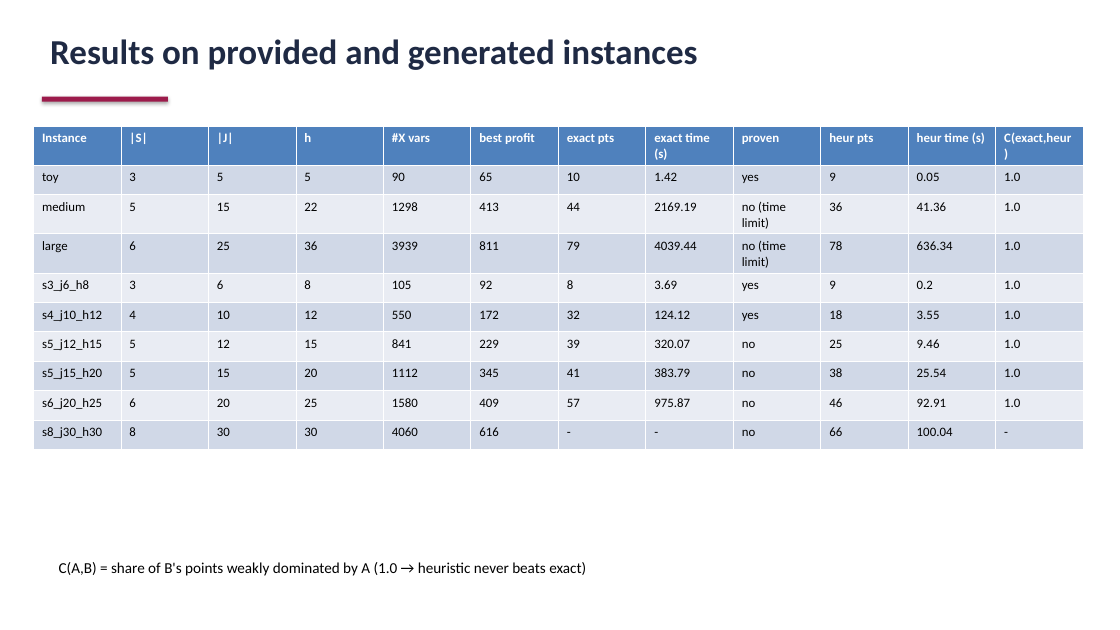
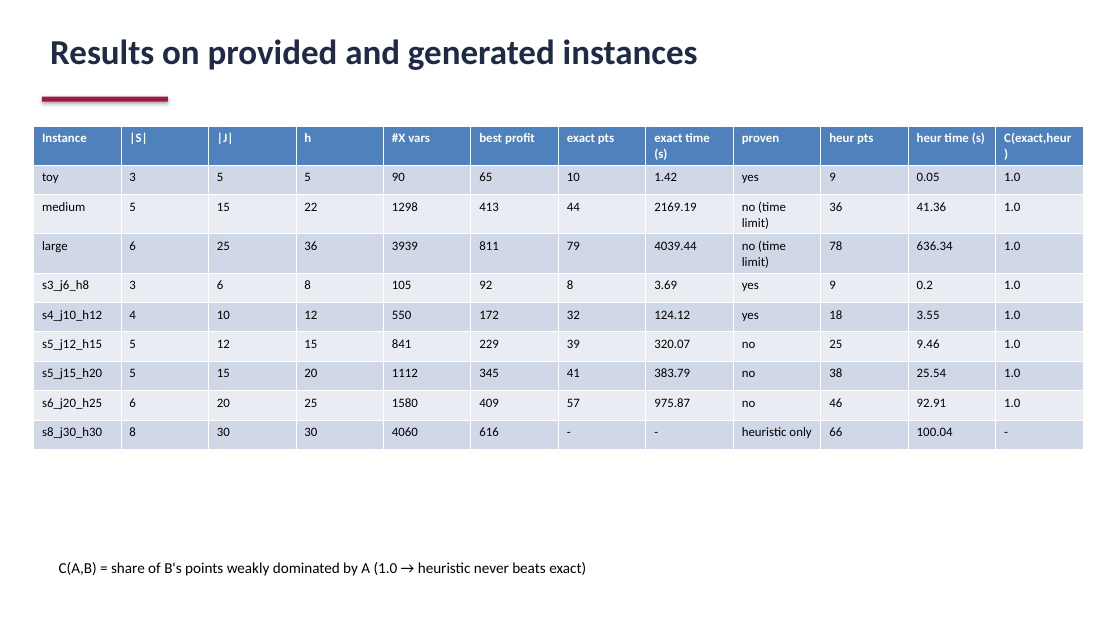
Before and after one commit to HarshaAryan/Decision-Modelling-Project, a slide deck: slide 6 of docs/CompuOpti_defense.pptx. Drawn at 1120x630 pixels with LibreOffice and Linux fonts; fonts in the diff are those of the drawing. Boxes give left, top, right and bottom in pixels: in the first picture for what was removed or moved away, otherwise in the second. Text is boxed around its words. In the diff, an @@ line names an element or a change of style, - is before the commit and + after.

Commit message:
Slides: label schedule charts, mark heuristic-only instance in results table

```diff
--- a/docs/CompuOpti_defense.pptx
+++ b/docs/CompuOpti_defense.pptx
@@ table at <box>34,126,1082,442</box> @@
-row 10, column 9: no
+row 10, column 9: heuristic only
```
Also in this commit, not shown: 3 other slides changed, 1 other file.
